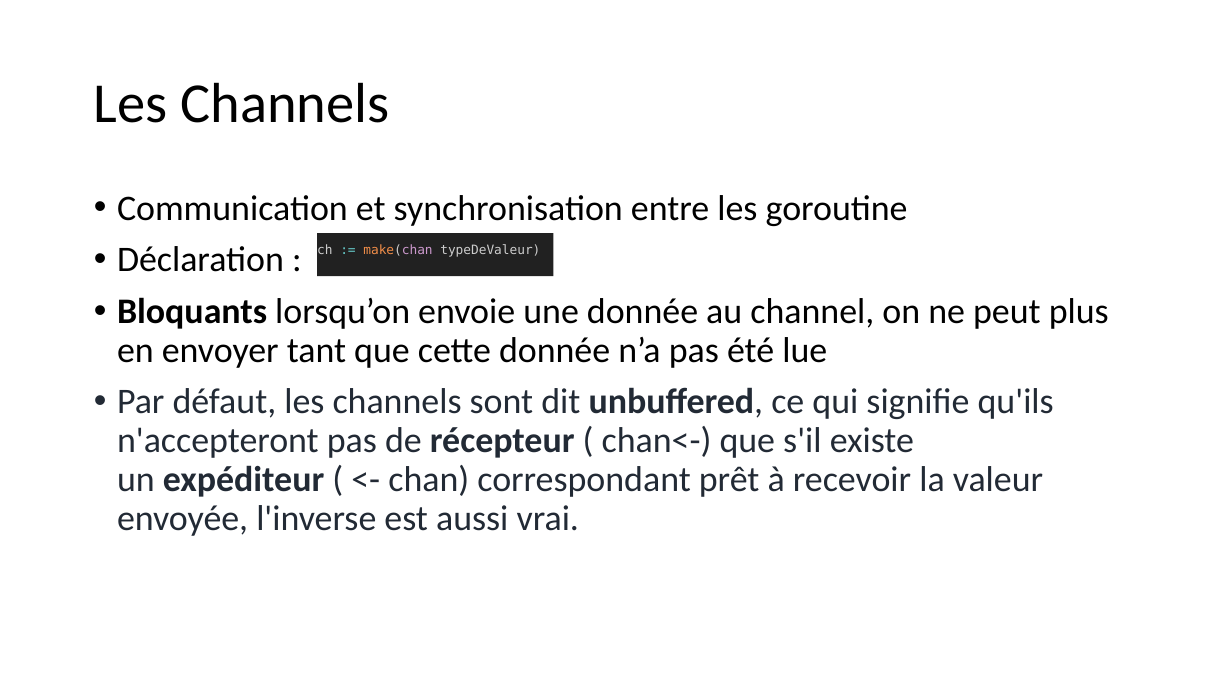
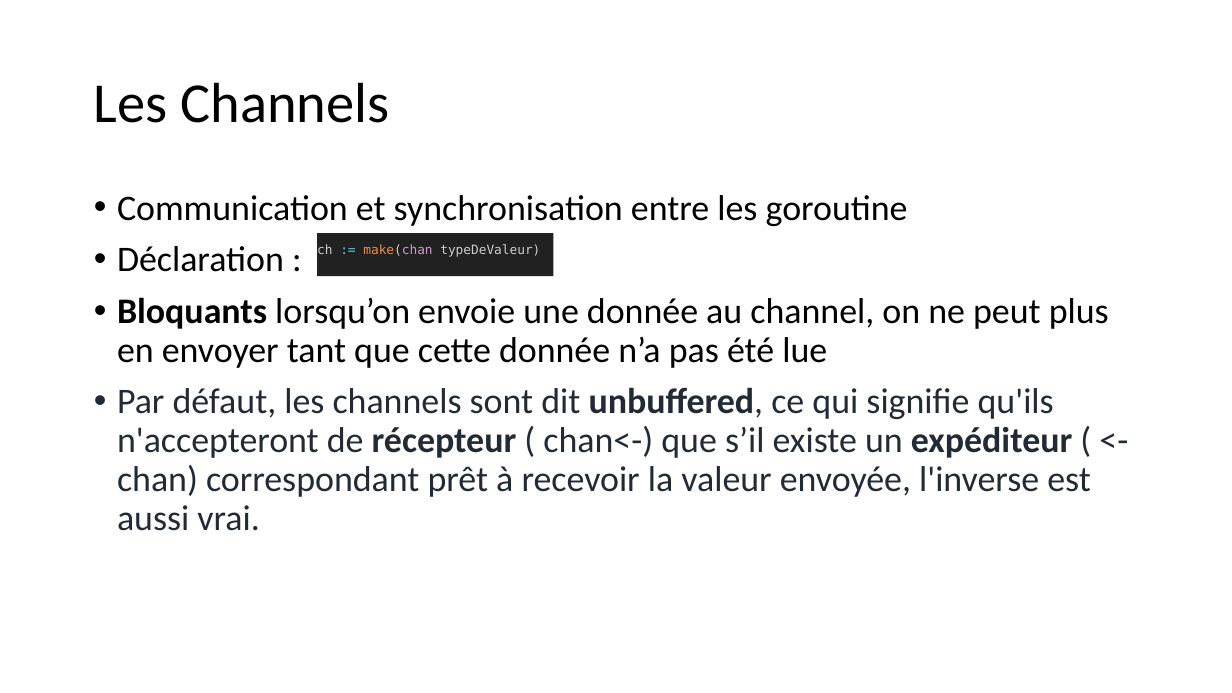
Before and after one commit to aykis/CODEV-GO, a slide deck: slide 3 of Presentation Channels.pptx. Drawn at 1232x693 pixels with LibreOffice and Linux fonts; fonts in the diff are those of the drawing. Boxes give left, top, right and bottom in pixels: in the first picture for what was removed or moved away, otherwise in the second. Text is boxed around its words. In the diff, an @@ line names an element or a change of style, - is before the commit and + after.

```diff
--- a/Presentation Channels.pptx
+++ b/Presentation Channels.pptx
@@ text at (x1=117, y1=387, x2=1090, y2=531): text changed @@
-• Par défaut, les channels sont dit unbuffered, ce qui signifie qu'ils n'accepteront pas de récepteur ( chan<-) que s'il existe un expéditeur ( <- chan) correspondant prêt à recevoir la valeur envoyée, l'inverse est aussi vrai.
+• Par défaut, les channels sont dit unbuffered, ce qui signifie qu'ils n'accepteront de récepteur ( chan<-) que s’il existe un expéditeur ( <- chan) correspondant prêt à recevoir la valeur envoyée, l'inverse est aussi vrai.
```
Also in this commit, not shown: 3 other slides changed, 4 slides added.
